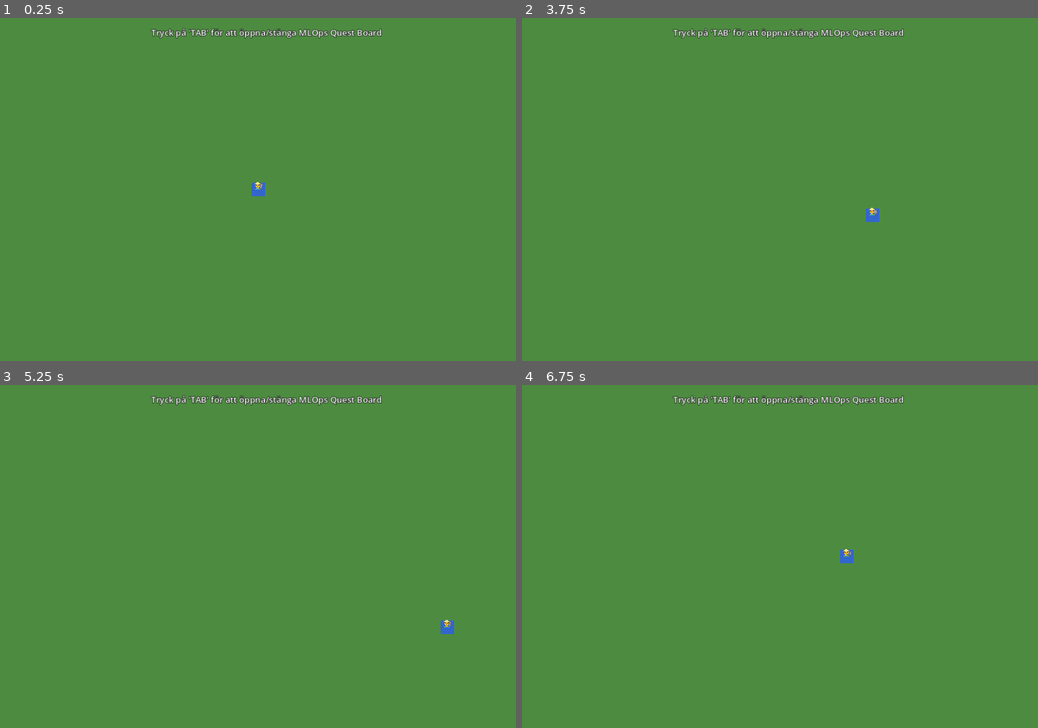
Above: before the commit, frames 1-4 (two rows, left to right).
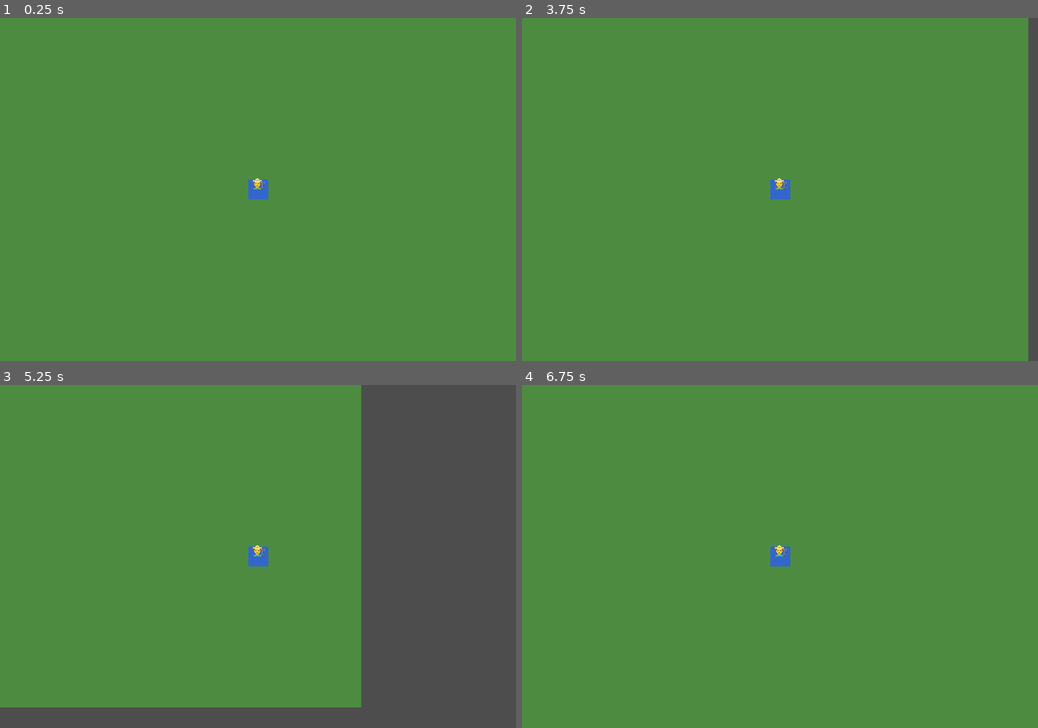
Above: after the commit, the same moments.

Repository: asneH23/stardew-ops
Game: Godot game, scene res://scenes/Main.tscn
The game is run twice, just before and just after one commit, with the same random seed, the same clock (stepped at 60 frames per second) and the same inputs.
Inputs:
- Up to frame 1 (0.25 s): no input
- Up to frame 2 (3.75 s): tap Enter at 0.5 s; hold Right (ui_right) 0.53-1.25 s; tap Tab at 0.6, 3.6 s; click "🎲" at 1.25 s; click "🎲" at 2 s; click "🎲" at 2.75 s; tap Space at 3.5 s; hold Down (ui_down) from 3.53 s (still down)
- Up to frame 3 (5.25 s): release Down (ui_down) at 4.28 s; hold Right (ui_right) 4.28-5.03 s; tap Tab at 4.35, 5.1 s; tap Enter at 5 s; hold Up (ui_up) from 5.03 s (still down)
- Up to frame 4 (6.75 s): release Up (ui_up) at 5.78 s; hold Left (ui_left) from 5.78 s (still down); tap Tab at 5.85, 6.6 s; tap Space at 6.5 s

The runs differ from the first frame. In frame 1, 0.9% of the frame differs, in the area x 29-74%, y 2-53%; in frame 2, 2.9%; in frame 3, 35%, in the area x 0-100%, y 0-100%; in frame 4, 1.1%.

Commit message:
feat(godot): add Player Camera and plant-on-commit farming mechanics

Diff:
--- a/godot/scenes/Main.tscn
+++ b/godot/scenes/Main.tscn
@@ -32,9 +32,14 @@
 theme_override_constants/outline_size = 4
 text = "Tryck på 'TAB' för att öppna/stänga MLOps Quest Board"
 
+[node name="Crops" type="Node2D" parent="."]
+
 [node name="Player" type="CharacterBody2D" parent="."]
 position = Vector2(600, 400)
 script = ExtResource("3_player")
+
+[node name="Camera2D" type="Camera2D" parent="Player"]
+zoom = Vector2(1.5, 1.5)
 
 [node name="ColorRect" type="ColorRect" parent="Player"]
 offset_left = -16.0
--- a/godot/scripts/GameManager.gd
+++ b/godot/scripts/GameManager.gd
@@ -8,6 +8,8 @@
 @onready var progress_label: Label = $UI/ProgressLabel
 @onready var commits_label: Label = $UI/CommitsLabel
 @onready var status_label: Label = $StatusLabel
+@onready var player: CharacterBody2D = $"../Player"
+@onready var crops_node: Node2D = $"../Crops"
 
 @onready var quest1_label: Label = $UI/Quest1Label
 @onready var quest2_label: Label = $UI/Quest2Label
@@ -49,6 +51,7 @@
 	if last_known_xp != -1 and total_xp > last_known_xp:
 		var gained = total_xp - last_known_xp
 		spawn_floating_xp(gained)
+		plant_crop(total_xp)
 
 		# SPELA UPP ETT LJUD DIREKT I MAC OS
 		var audio_output = []
@@ -132,3 +135,22 @@
 
 func _on_connection_error(message: String) -> void:
 	status_label.text = "❌ " + message
+
+func plant_crop(total_xp: int) -> void:
+	var emojis = ["🌲", "🎃", "🌻", "🍎", "🌽", "🍄"]
+	# Välj emoji baserat på total XP (lite variation)
+	var emoji = emojis[(total_xp / 50) % emojis.size()]
+
+	var crop = Label.new()
+	crop.text = emoji
+	crop.add_theme_font_size_override("font_size", 40)
+	# Plantera den exakt där spelaren står (justera lite för mitten)
+	crop.position = player.global_position - Vector2(20, 20)
+
+	# Lägg till i världen
+	crops_node.add_child(crop)
+
+	# Cool pop-in animation
+	crop.scale = Vector2.ZERO
+	var tween = get_tree().create_tween().set_trans(Tween.TRANS_ELASTIC).set_ease(Tween.EASE_OUT)
+	tween.tween_property(crop, "scale", Vector2(1, 1), 1.0)
Not shown, added: godot/update_farming.py
